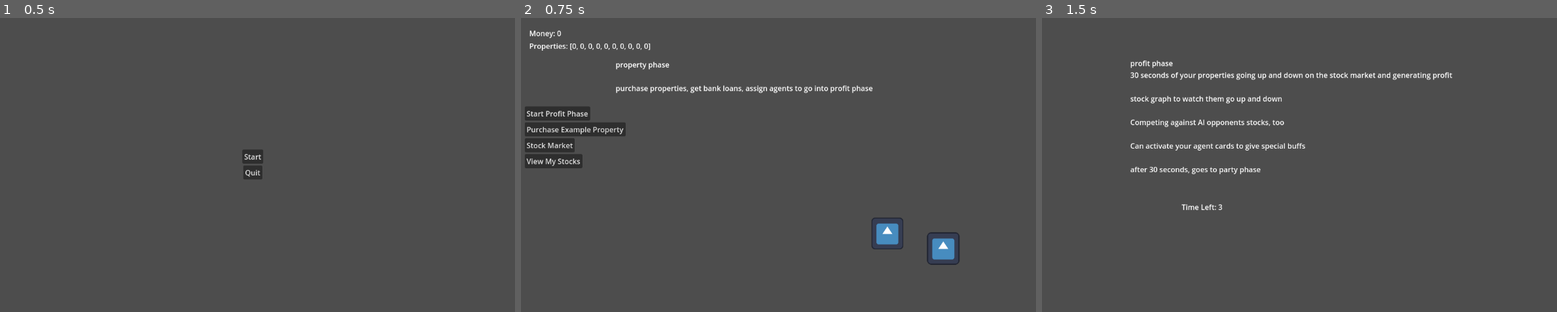
Above: before the commit, frames 1-3 (left to right).
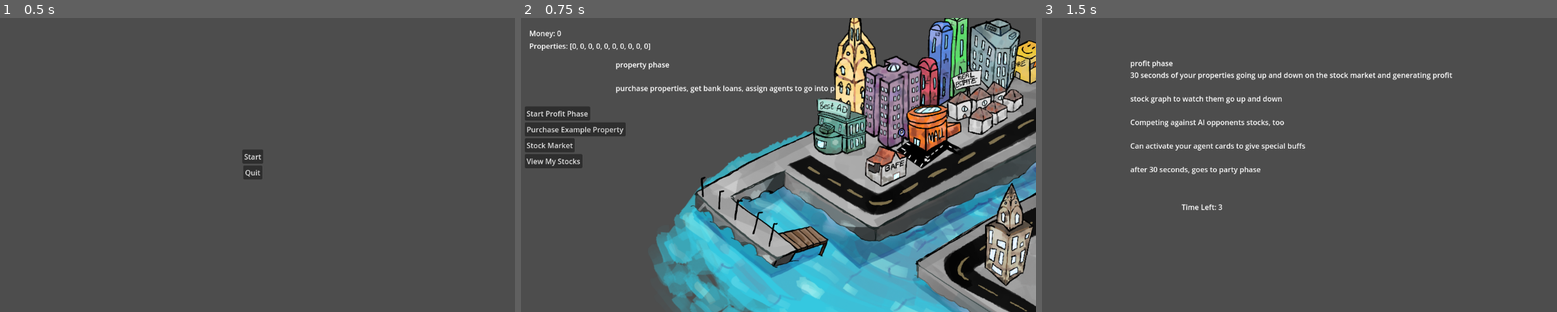
Above: after the commit, the same moments.

Repository: ARandomLemon/RushToRiches
Game: Godot game, scene res://Scenes/start_menu.tscn
The game is run twice, just before and just after one commit, with the same random seed, the same clock (stepped at 60 frames per second) and the same inputs. The engine's default icon, where the game draws it, is replaced by a stand-in: a white triangle on a blue panel in a dark square.
Inputs:
- Up to frame 1 (0.5 s): no input
- Up to frame 2 (0.75 s): click "Start" at 0.5 s
- Up to frame 3 (1.5 s): click "Start Profit Phase" at 1.25 s

Frame 1 is identical in both runs. In frame 2, 50% of the frame differs, in the area x 25-100%, y 0-100%; in frame 3, nothing differs.

Commit message:
Images with clickable(ness) has been added supposedly

Diff:
--- a/Scenes/property_phase.tscn
+++ b/Scenes/property_phase.tscn
@@ -1,10 +1,20 @@
-[gd_scene load_steps=7 format=3 uid="uid://b2rywnh0rro0j"]
+[gd_scene load_steps=17 format=3 uid="uid://b2rywnh0rro0j"]
 
 [ext_resource type="Script" path="res://Scripts/Phases/property_phase.gd" id="1_vra2o"]
 [ext_resource type="Script" path="res://Scripts/globals.gd" id="2_qdl3r"]
 [ext_resource type="Script" path="res://Scripts/UI/user_interface.gd" id="3_tg0ud"]
 [ext_resource type="PackedScene" uid="uid://cba6o0yxd3yij" path="res://Scenes/building.tscn" id="4_5vo6a"]
-[ext_resource type="Texture2D" uid="uid://81c0v327lxpd" path="res://icon.svg" id="5_unglb"]
+[ext_resource type="Texture2D" uid="uid://bvhvkyd2qd8ot" path="res://Assets(Buildings and foundation)/Foundation.png" id="4_vn00e"]
+[ext_resource type="Texture2D" uid="uid://cgf3158w1qv5x" path="res://Assets(Buildings and foundation)/Building2.png" id="6_1vrkp"]
+[ext_resource type="Texture2D" uid="uid://dou8645saqrct" path="res://Assets(Buildings and foundation)/Warehouse.png" id="6_5ihp5"]
+[ext_resource type="Texture2D" uid="uid://dvjfmv36faq1b" path="res://Assets(Buildings and foundation)/Bafe.png" id="7_b10u6"]
+[ext_resource type="Texture2D" uid="uid://ddiokywxppj7i" path="res://Assets(Buildings and foundation)/Multiple.png" id="7_y1731"]
+[ext_resource type="Texture2D" uid="uid://bvp81ljixtqvl" path="res://Assets(Buildings and foundation)/Building.png" id="8_xhg3w"]
+[ext_resource type="Texture2D" uid="uid://cwn1fk5q42enl" path="res://Assets(Buildings and foundation)/RealEstate.png" id="9_3fyb0"]
+[ext_resource type="Texture2D" uid="uid://ce2o2s2qayjq6" path="res://Assets(Buildings and foundation)/Commercial.png" id="9_j21lb"]
+[ext_resource type="Texture2D" uid="uid://crc8elv03el1o" path="res://Assets(Buildings and foundation)/Tall.png" id="10_ds4b3"]
+[ext_resource type="Texture2D" uid="uid://ch81hrjsamw3s" path="res://Assets(Buildings and foundation)/CompanyBuilding.png" id="11_4a1k0"]
+[ext_resource type="Texture2D" uid="uid://bbitvxn0boite" path="res://Assets(Buildings and foundation)/Mall.png" id="12_pswn0"]
 
 [sub_resource type="StyleBoxFlat" id="StyleBoxFlat_ugmh0"]
 bg_color = Color(0.607843, 0.607843, 0.607843, 0.435294)
@@ -196,15 +206,123 @@
 offset_bottom = -3.0
 columns = 10
 
+[node name="TextureRect" type="TextureRect" parent="."]
+offset_left = 274.0
+offset_top = 90.0
+offset_right = 1448.0
+offset_bottom = 988.0
+scale = Vector2(0.755, 0.755)
+texture = ExtResource("4_vn00e")
+
+[node name="Building8" parent="." instance=ExtResource("4_5vo6a")]
+position = Vector2(1142, 123)
+scale = Vector2(0.678711, 0.759692)
+texture = ExtResource("6_5ihp5")
+
+[node name="BuyButton" parent="Building8" index="0"]
+offset_left = -44.0
+offset_top = -95.0
+offset_right = 64.0
+offset_bottom = 22.0
+
+[node name="Building9" parent="." instance=ExtResource("4_5vo6a")]
+position = Vector2(947, 103)
+scale = Vector2(1.08008, 1.05469)
+texture = ExtResource("7_y1731")
+
+[node name="BuyButton" parent="Building9" index="0"]
+offset_left = -38.0
+offset_top = -96.0
+offset_right = 48.0
+offset_bottom = 49.0
+
+[node name="Building3" parent="." instance=ExtResource("4_5vo6a")]
+position = Vector2(1049, 90)
+scale = Vector2(1.05078, 1.14814)
+texture = ExtResource("8_xhg3w")
+
+[node name="BuyButton" parent="Building3" index="0"]
+offset_left = -36.0
+offset_top = -70.0
+offset_right = 49.0
+offset_bottom = 44.0
+
+[node name="Building6" parent="." instance=ExtResource("4_5vo6a")]
+position = Vector2(1023.5, 208)
+scale = Vector2(1.25391, 1.17969)
+texture = ExtResource("9_3fyb0")
+
+[node name="BuyButton" parent="Building6" index="0"]
+offset_left = -38.0
+offset_top = -43.0
+offset_right = 66.0
+offset_bottom = 21.0
+
+[node name="Building7" parent="." instance=ExtResource("4_5vo6a")]
+position = Vector2(760, 114)
+scale = Vector2(1.25391, 1.17969)
+texture = ExtResource("10_ds4b3")
+
+[node name="BuyButton" parent="Building7" index="0"]
+offset_left = -38.0
+offset_top = -96.0
+offset_right = 15.0
+offset_bottom = 53.0
+
+[node name="Building5" parent="." instance=ExtResource("4_5vo6a")]
+position = Vector2(809, 227)
+scale = Vector2(1.31453, 1.44734)
+texture = ExtResource("11_4a1k0")
+
+[node name="BuyButton" parent="Building5" index="0"]
+offset_left = -19.0
+offset_top = -94.0
+offset_right = 47.0
+offset_bottom = 34.0
+
+[node name="Building10" parent="Building5" instance=ExtResource("4_5vo6a")]
+position = Vector2(104.22, 16.5821)
+scale = Vector2(0.71021, 0.750297)
+texture = ExtResource("12_pswn0")
+
+[node name="BuyButton" parent="Building5/Building10" index="0"]
+offset_left = -79.0
+offset_top = -33.0
+offset_right = 34.0
+offset_bottom = 42.0
+
 [node name="Building1" parent="." instance=ExtResource("4_5vo6a")]
-position = Vector2(948, 508)
-scale = Vector2(0.555, 0.555)
-texture = ExtResource("5_unglb")
+position = Vector2(1093, 479)
+scale = Vector2(0.980625, 1.1525)
+texture = ExtResource("6_1vrkp")
+
+[node name="BuyButton" parent="Building1" index="0"]
+offset_left = -45.0
+offset_top = -91.0
+offset_right = 46.0
+offset_bottom = 84.0
 
 [node name="Building2" parent="." instance=ExtResource("4_5vo6a")]
-position = Vector2(825, 475)
-scale = Vector2(0.55, 0.55)
-texture = ExtResource("5_unglb")
+position = Vector2(846, 308)
+scale = Vector2(1.03281, 1.05625)
+texture = ExtResource("7_b10u6")
+
+[node name="BuyButton" parent="Building2" index="0"]
+offset_left = -60.0
+offset_top = -14.0
+offset_right = 18.0
+offset_bottom = 55.0
+
+[node name="Building4" parent="." instance=ExtResource("4_5vo6a")]
+position = Vector2(782, 270)
+scale = Vector2(1.09922, 1.06406)
+texture = ExtResource("9_j21lb")
+
+[node name="BuyButton" parent="Building4" index="0"]
+offset_left = -96.0
+offset_top = -74.0
+offset_right = -13.0
+offset_bottom = 20.0
 
 [connection signal="pressed" from="UI/MarginContainer/VBoxContainer/Profit Phase Button" to="UI" method="_on_profit_phase_button_pressed"]
 [connection signal="pressed" from="UI/MarginContainer/VBoxContainer/Buy Example Button" to="UI" method="_on_buy_example_button_pressed"]
@@ -212,3 +330,14 @@
 [connection signal="pressed" from="UI/MarginContainer/VBoxContainer/View My Stocks" to="UI" method="_on_stock_inventory_button_pressed"]
 [connection signal="pressed" from="UI/StockMarket/Exit Stock Market" to="UI" method="_on_stock_market_button_pressed"]
 [connection signal="pressed" from="UI/StockInventory/Exit Stock Inventory" to="UI" method="_on_stock_inventory_button_pressed"]
+
+[editable path="Building8"]
+[editable path="Building9"]
+[editable path="Building3"]
+[editable path="Building6"]
+[editable path="Building7"]
+[editable path="Building5"]
+[editable path="Building5/Building10"]
+[editable path="Building1"]
+[editable path="Building2"]
+[editable path="Building4"]
